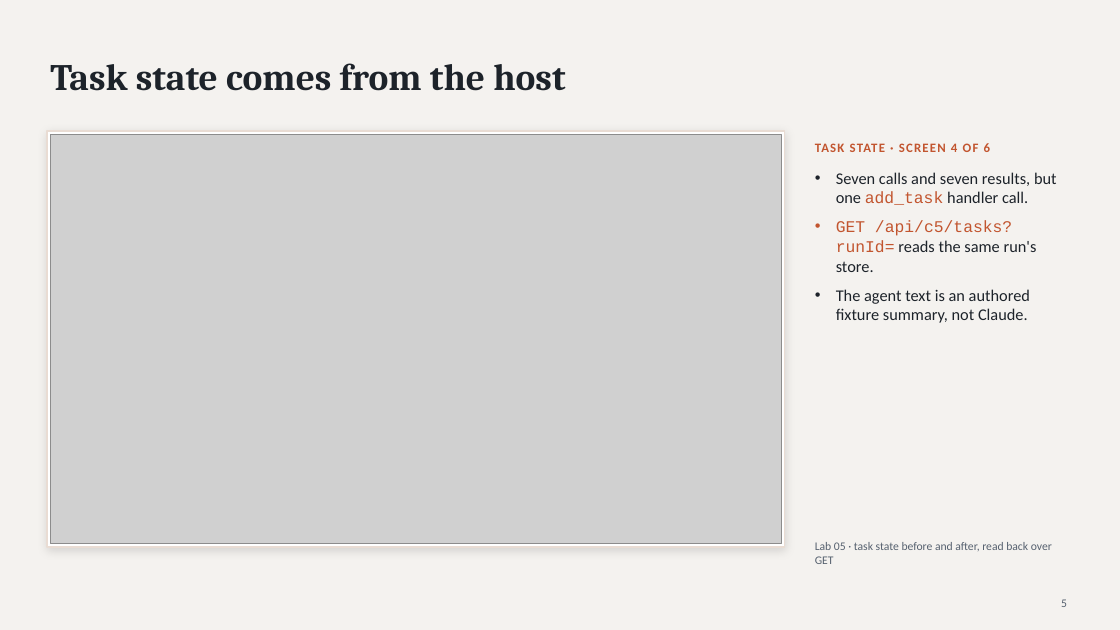
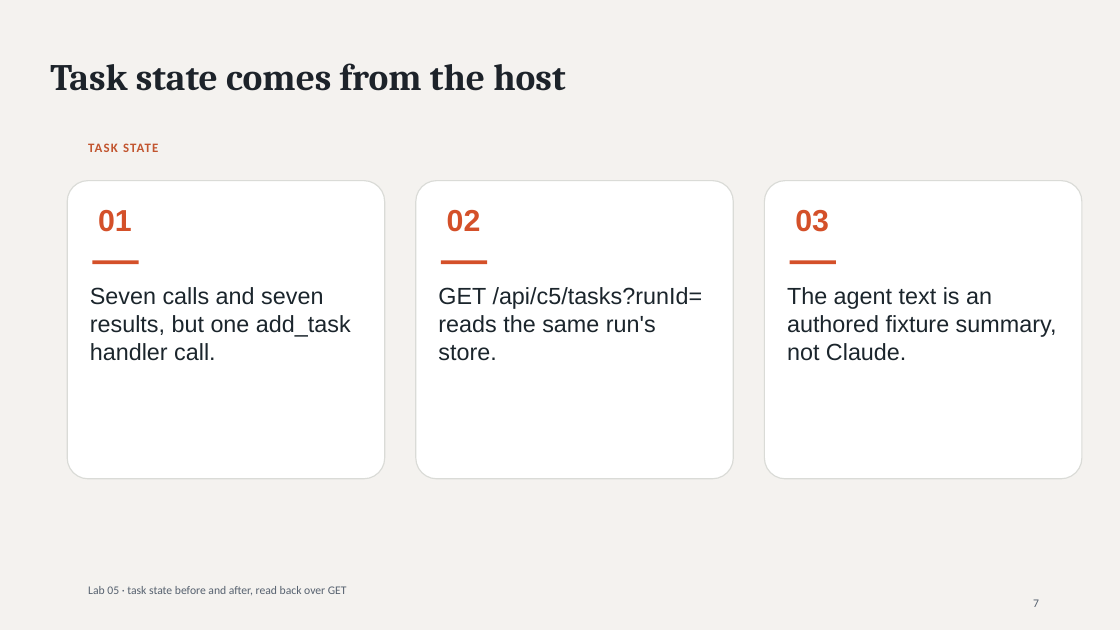
Before and after one commit to luiscoco/Udemy-claude-managed-agents-Lab-75, a slide deck: slide 7 of presentations/lab05/output/Lab05-Claude-Managed-Agents-Custom-Tools.pptx (slide 5 before the commit). Drawn at 1120x630 pixels with LibreOffice and Linux fonts; fonts in the diff are those of the drawing; grey boxes stand for pictures. Boxes give left, top, right and bottom in pixels: in the first picture for what was removed or moved away, otherwise in the second. Text is boxed around its words. In the diff, an @@ line names an element or a change of style, - is before the commit and + after.

```diff
--- a/presentations/lab05/output/Lab05-Claude-Managed-Agents-Custom-Tools.pptx
+++ b/presentations/lab05/output/Lab05-Claude-Managed-Agents-Custom-Tools.pptx
@@ rectangle removed at [47, 131, 785, 547] @@
@@ picture removed at [50, 134, 781, 544] @@
@@ text at [88, 143, 158, 152]: text changed @@
-TASK STATE · SCREEN 4 OF 6
+TASK STATE
@@ text at [836, 172, 1057, 272]: paragraphs removed @@
-• Seven calls and seven results, but one add_task handler call.
-• GET /api/c5/tasks?runId= reads the same run's store.
@@ rounded rectangle added at [67, 181, 385, 479], fill #FFFFFF, outline #DADBD7 1 pt @@
@@ rounded rectangle added at [416, 181, 734, 479], fill #FFFFFF, outline #DADBD7 1 pt @@
@@ rounded rectangle added at [765, 181, 1082, 479], fill #FFFFFF, outline #DADBD7 1 pt @@
@@ text added at [98, 210, 132, 232], 26 pt, text #D45029, bold @@
+01
@@ text added at [447, 210, 481, 232], 26 pt, text #D45029, bold @@
+02
@@ text added at [795, 210, 829, 232], 26 pt, text #D45029, bold @@
+03
@@ rectangle added at [92, 260, 139, 264], fill #D45029 @@
@@ rectangle added at [441, 260, 487, 264], fill #D45029 @@
@@ rectangle added at [790, 260, 836, 264], fill #D45029 @@
@@ text added at [90, 287, 351, 361], 20 pt, text #1B252C @@
+Seven calls and seven results, but one add_task handler call.
@@ text added at [438, 287, 703, 361], 20 pt, text #1B252C @@
+GET /api/c5/tasks?runId= reads the same run's store.
@@ text "The agent text is an ...": place and size @@
-text "The agent text is an ..." at [836, 172, 1057, 323]
+text "The agent text is an ..." at [787, 287, 1057, 361]
@@ text "The agent text is an ..." at [787, 287, 1057, 361]: size 14 to 20 pt, font Calibri to Arial, text colour #1D232A to #1B252C; bullet • to none; less space between paragraphs @@
@@ text "Lab 05 · task state ..." rewrapped from [815, 542, 1052, 564] to [88, 586, 347, 595] @@
@@ text at [1033, 599, 1039, 607]: text changed @@
-5
+7
```
Also in this commit, not shown: 21 other slides changed, 5 slides added, 4 other files.
